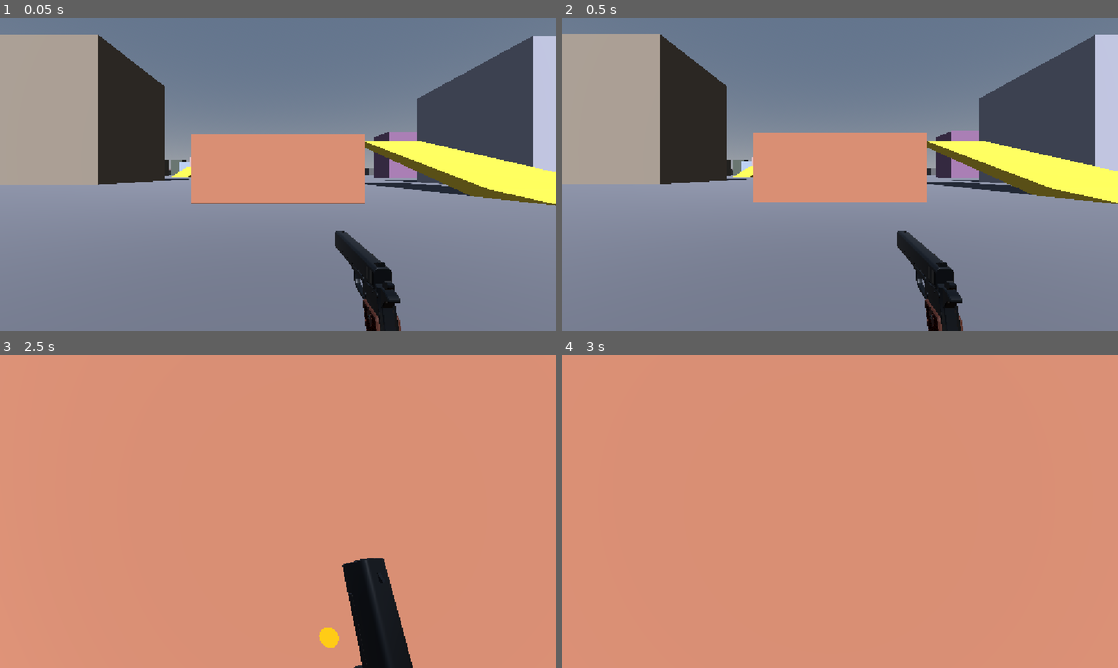
Above: before the commit, frames 1-4 (two rows, left to right).
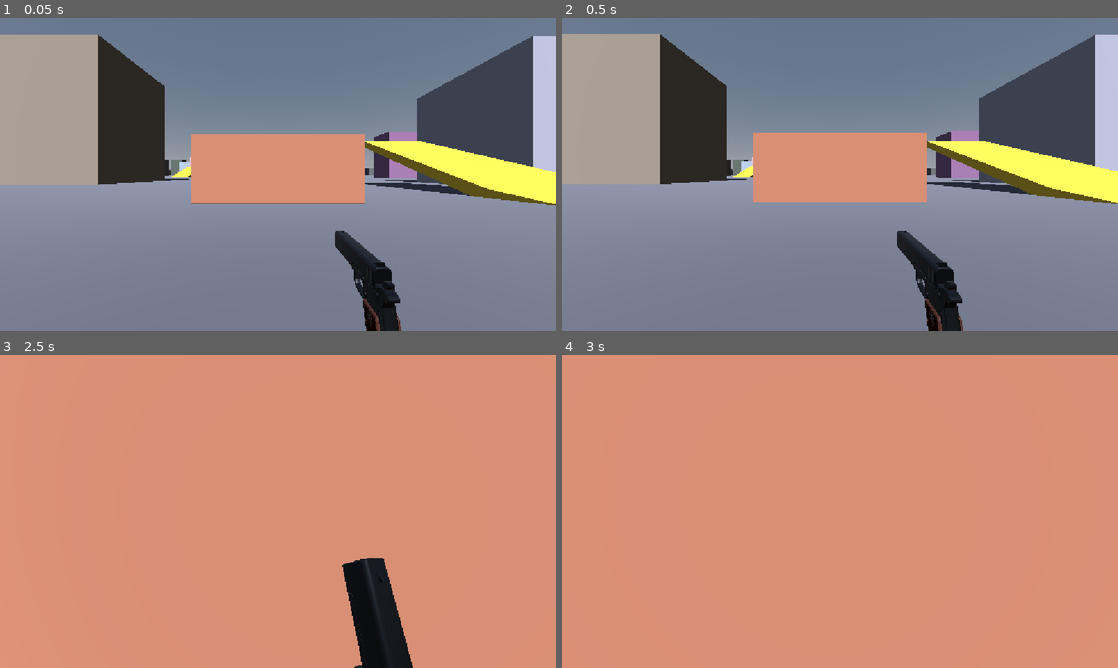
Above: after the commit, the same moments.

Repository: wrkcoronel/Engine3D-Kit
Game: Godot game, scene res://app/main.tscn
Two runs of this game, one before a commit and one after it. Both use one fixed random seed, a clock stepped at 60 frames per second and the inputs below.
Inputs (mouse positions are in pixels of both pictures, inside the frame that each line leads up to):
- Up to frame 1 (0.05 s): no input
- Up to frame 2 (0.5 s): no input
- Up to frame 3 (2.5 s): tap Enter at 0.5 s; move the mouse to (272, 517) at 0.52 s; hold Ctrl 0.53-1.28 s; hold W from 0.53 s (still down); click (272, 517) at 0.67 s; tap Space at 0.77, 1.52 s; move the mouse to (316, 514) at 1.27 s; tap C at 1.35 s; move the mouse to (233, 508) at 2.02 s; hold Shift from 2.03 s (still down)
- Up to frame 4 (3 s): move the mouse to (845, 511) at 2.77 s; release W at 2.78 s; release Shift at 2.78 s; hold A from 2.78 s (still down); tap E at 2.85 s; click (845, 511) at 2.92 s

Frames 1-2 are identical in both runs. In frame 3, 0.2% of the frame differs, in the area x 57-61%, y 87-94%; in frame 4, nothing differs.

Commit message:
feat(gun): troca a bola do tiro por furo de bala com relevo
O furo e um Decal com textura de cor e de relevo geradas no codigo. Em corpos que se movem, como o carro, o furo vira filho do corpo e anda junto.

Co-Authored-By: Claude Sonnet 5.5 <noreply@anthropic.com>

Diff:
--- a/contexts/weapons/components/firing/gun_shooter.gd
+++ b/contexts/weapons/components/firing/gun_shooter.gd
@@ -50,9 +50,16 @@
 	if target.has_method("take_hit"):
 		target.call("take_hit", hit, direction, damage)
 		return
-	var impact := impact_scene.instantiate() as Node3D
-	effects_parent().add_child(impact)
-	impact.global_position = hit_position
+	var surface_normal := hit["normal"] as Vector3
+	var hole := impact_scene.instantiate() as Decal
+	_hole_parent(target).add_child(hole)
+	BulletHole.place(hole, hit_position, surface_normal)
+
+
+func _hole_parent(target: Object) -> Node:
+	if target is RigidBody3D:
+		return target as Node
+	return effects_parent()
 
 
 func _report_shot(hit: Dictionary, from: Vector3) -> void:
--- /dev/null
+++ b/contexts/weapons/effects/bullet_hole_texture.gd
@@ -0,0 +1,96 @@
+class_name BulletHoleTexture
+extends RefCounted
+
+const TEXTURE_SIZE := 128
+const DEPTH_STRENGTH := 5.0
+const DEEP_CENTER_RADIUS := 0.2
+const RIM_RADIUS := 0.36
+const RIM_HEIGHT := 0.35
+
+static var _albedo: ImageTexture
+static var _normal: ImageTexture
+
+
+static func albedo() -> ImageTexture:
+	if _albedo == null:
+		_build_textures()
+	return _albedo
+
+
+static func normal() -> ImageTexture:
+	if _normal == null:
+		_build_textures()
+	return _normal
+
+
+static func edge_scale(angle: float) -> float:
+	var wide_wobble := 0.12 * sin(angle * 3.0 + 1.3)
+	var small_wobble := 0.08 * sin(angle * 7.0 + 0.4)
+	return 1.0 + wide_wobble + small_wobble
+
+
+static func height_at(normalized_radius: float) -> float:
+	if normalized_radius >= 1.0:
+		return 0.0
+	if normalized_radius < DEEP_CENTER_RADIUS:
+		return -1.0
+	if normalized_radius < RIM_RADIUS:
+		var climb := inverse_lerp(DEEP_CENTER_RADIUS, RIM_RADIUS, normalized_radius)
+		return lerpf(-1.0, RIM_HEIGHT, smoothstep(0.0, 1.0, climb))
+	var fall := inverse_lerp(RIM_RADIUS, 1.0, normalized_radius)
+	return lerpf(RIM_HEIGHT, 0.0, smoothstep(0.0, 1.0, fall))
+
+
+static func color_at(normalized_radius: float) -> Color:
+	if normalized_radius >= 1.0:
+		return Color(0.0, 0.0, 0.0, 0.0)
+	if normalized_radius < 0.28:
+		return Color(0.01, 0.01, 0.01, 1.0)
+	if normalized_radius < 0.6:
+		var fade := inverse_lerp(0.28, 0.6, normalized_radius)
+		return Color(0.02, 0.02, 0.02, 1.0).lerp(Color(0.12, 0.11, 0.1, 0.8), fade)
+	var scorch_fade := inverse_lerp(0.6, 1.0, normalized_radius)
+	return Color(0.12, 0.11, 0.1, 0.8).lerp(Color(0.15, 0.14, 0.12, 0.0), scorch_fade)
+
+
+static func _normalized_radius(pixel_x: int, pixel_y: int) -> float:
+	var half_size := TEXTURE_SIZE / 2.0
+	var from_center := Vector2(pixel_x + 0.5 - half_size, pixel_y + 0.5 - half_size)
+	var radius := from_center.length() / half_size
+	return radius / edge_scale(from_center.angle())
+
+
+static func _build_textures() -> void:
+	var heights := PackedFloat32Array()
+	var albedo_image := Image.create(TEXTURE_SIZE, TEXTURE_SIZE, false, Image.FORMAT_RGBA8)
+	for pixel_y: int in TEXTURE_SIZE:
+		for pixel_x: int in TEXTURE_SIZE:
+			var normalized_radius := _normalized_radius(pixel_x, pixel_y)
+			heights.append(height_at(normalized_radius))
+			albedo_image.set_pixel(pixel_x, pixel_y, color_at(normalized_radius))
+	_albedo = ImageTexture.create_from_image(albedo_image)
+	_normal = ImageTexture.create_from_image(_normal_image(heights))
+
+
+static func _normal_image(heights: PackedFloat32Array) -> Image:
+	var image := Image.create(TEXTURE_SIZE, TEXTURE_SIZE, false, Image.FORMAT_RGBA8)
+	for pixel_y: int in TEXTURE_SIZE:
+		for pixel_x: int in TEXTURE_SIZE:
+			var slope_x := _height_step(heights, pixel_x, pixel_y, 1, 0)
+			var slope_y := _height_step(heights, pixel_x, pixel_y, 0, 1)
+			var surface_normal := Vector3(-slope_x, slope_y, 1.0 / DEPTH_STRENGTH).normalized()
+			var encoded := surface_normal * 0.5 + Vector3(0.5, 0.5, 0.5)
+			image.set_pixel(pixel_x, pixel_y, Color(encoded.x, encoded.y, encoded.z, 1.0))
+	return image
+
+
+static func _height_step(
+	heights: PackedFloat32Array, pixel_x: int, pixel_y: int, step_x: int, step_y: int
+) -> float:
+	var before_x := clampi(pixel_x - step_x, 0, TEXTURE_SIZE - 1)
+	var before_y := clampi(pixel_y - step_y, 0, TEXTURE_SIZE - 1)
+	var after_x := clampi(pixel_x + step_x, 0, TEXTURE_SIZE - 1)
+	var after_y := clampi(pixel_y + step_y, 0, TEXTURE_SIZE - 1)
+	var before := heights[before_y * TEXTURE_SIZE + before_x]
+	var after := heights[after_y * TEXTURE_SIZE + after_x]
+	return after - before
--- a/contexts/weapons/effects/impact.gd
+++ b/contexts/weapons/effects/impact.gd
@@ -1,6 +1,31 @@
-extends MeshInstance3D
+class_name BulletHole
+extends Decal
+
+const LIFETIME_SECONDS := 20.0
+const FADE_SECONDS := 3.0
+
+
+static func place(hole: Decal, hit_position: Vector3, surface_normal: Vector3) -> void:
+	hole.global_transform = hole_transform(hit_position, surface_normal)
+
+
+static func hole_transform(hit_position: Vector3, surface_normal: Vector3) -> Transform3D:
+	var reference_axis := Vector3.UP
+	if absf(surface_normal.dot(Vector3.UP)) > 0.99:
+		reference_axis = Vector3.RIGHT
+	var tangent := surface_normal.cross(reference_axis).normalized()
+	var bitangent := surface_normal.cross(tangent)
+	var hole_basis := Basis(tangent, surface_normal, bitangent)
+	var random_turn := randf() * TAU
+	var turned_basis := hole_basis.rotated(surface_normal, random_turn)
+	return Transform3D(turned_basis, hit_position)
 
 
 func _ready() -> void:
-	await get_tree().create_timer(3.0).timeout
+	texture_albedo = BulletHoleTexture.albedo()
+	texture_normal = BulletHoleTexture.normal()
+	await get_tree().create_timer(LIFETIME_SECONDS).timeout
+	var fade := create_tween()
+	fade.tween_property(self, "modulate:a", 0.0, FADE_SECONDS)
+	await fade.finished
 	queue_free()
--- a/contexts/weapons/effects/impact.tscn
+++ b/contexts/weapons/effects/impact.tscn
@@ -1,16 +1,7 @@
-[gd_scene load_steps=4 format=3]
+[gd_scene load_steps=2 format=3]
 
 [ext_resource type="Script" path="res://contexts/weapons/effects/impact.gd" id="1_impact"]
 
-[sub_resource type="SphereMesh" id="impact_mesh"]
-radius = 0.05
-height = 0.1
-
-[sub_resource type="StandardMaterial3D" id="impact_mat"]
-albedo_color = Color(1, 0.8, 0.1, 1)
-shading_mode = 0
-
-[node name="Impact" type="MeshInstance3D"]
-mesh = SubResource("impact_mesh")
-surface_material_override/0 = SubResource("impact_mat")
+[node name="Impact" type="Decal"]
+size = Vector3(0.14, 0.4, 0.14)
 script = ExtResource("1_impact")
--- /dev/null
+++ b/tests/weapons/test_bullet_hole_texture.gd
@@ -0,0 +1,24 @@
+extends TestCase
+
+
+func test_center_is_deeper_than_the_rim() -> void:
+	var center_height := BulletHoleTexture.height_at(0.0)
+	var rim_height := BulletHoleTexture.height_at(BulletHoleTexture.RIM_RADIUS)
+	assert_true(center_height < 0.0, "o centro afunda")
+	assert_true(rim_height > 0.0, "a borda levanta")
+
+
+func test_outside_the_hole_is_flat_and_transparent() -> void:
+	assert_near(BulletHoleTexture.height_at(1.2), 0.0, 0.0001, "fora do furo nao tem relevo")
+	assert_near(BulletHoleTexture.color_at(1.2).a, 0.0, 0.0001, "fora do furo e transparente")
+
+
+func test_center_is_black_and_opaque() -> void:
+	var center_color := BulletHoleTexture.color_at(0.0)
+	assert_near(center_color.a, 1.0, 0.0001, "centro opaco")
+	assert_true(center_color.v < 0.05, "centro escuro")
+
+
+func test_textures_are_built_with_the_expected_size() -> void:
+	assert_eq(BulletHoleTexture.albedo().get_width(), BulletHoleTexture.TEXTURE_SIZE, "cor")
+	assert_eq(BulletHoleTexture.normal().get_width(), BulletHoleTexture.TEXTURE_SIZE, "normal")
--- /dev/null
+++ b/tests/weapons/test_impact.gd
@@ -0,0 +1,15 @@
+extends TestCase
+
+
+func test_hole_faces_the_surface_normal() -> void:
+	var wall_normal := Vector3(1.0, 0.0, 0.0)
+	var hit_position := Vector3(2.0, 1.0, 3.0)
+	var placed := BulletHole.hole_transform(hit_position, wall_normal)
+	assert_near(placed.basis.y.dot(wall_normal), 1.0, 0.0001, "o furo projeta contra a parede")
+	assert_near(placed.origin.distance_to(hit_position), 0.0, 0.0001, "fica onde bateu")
+
+
+func test_hole_on_floor_keeps_a_valid_basis() -> void:
+	var placed := BulletHole.hole_transform(Vector3.ZERO, Vector3.UP)
+	assert_near(placed.basis.y.dot(Vector3.UP), 1.0, 0.0001, "no chao aponta para cima")
+	assert_near(placed.basis.x.length(), 1.0, 0.0001, "base sem deformar")
Not shown, added: contexts/weapons/effects/bullet_hole_texture.gd.uid
Not shown, added: tests/weapons/test_bullet_hole_texture.gd.uid
Not shown, added: tests/weapons/test_impact.gd.uid
Not shown, changed: ARCHITECTURE.md
